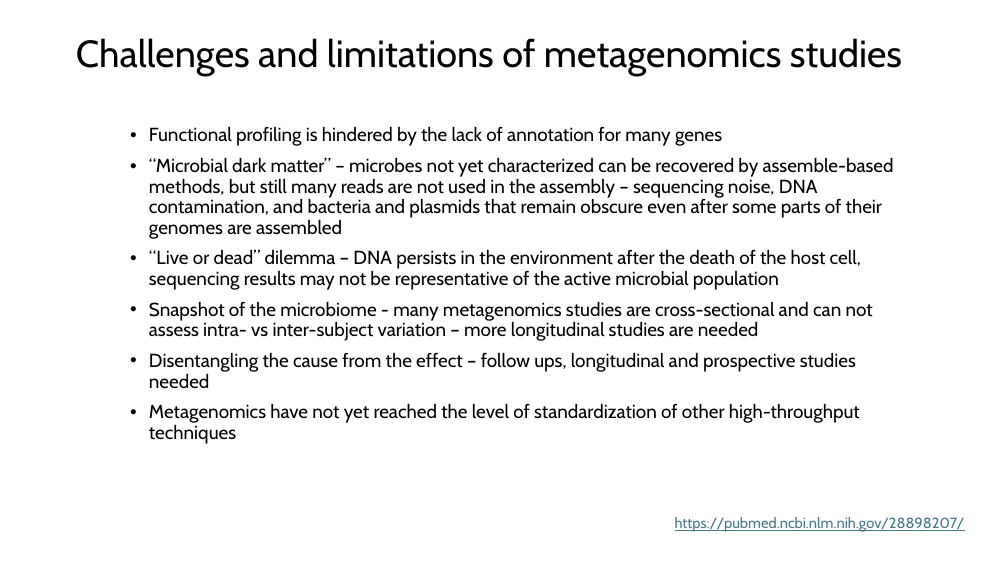
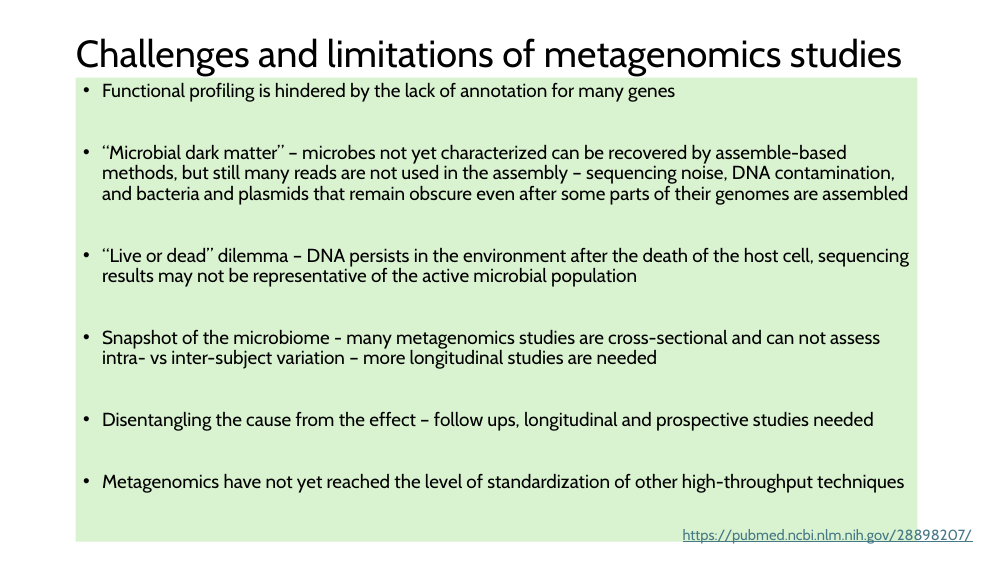
Before and after one commit to biosustain/dsp_metagenomics_training, a slide deck: slide 48 of course_contents/IntroMetagenomics.pptx. Drawn at 1008x567 pixels with LibreOffice and Linux fonts; fonts in the diff are those of the drawing. Boxes give left, top, right and bottom in pixels: in the first picture for what was removed or moved away, otherwise in the second. Text is boxed around its words. In the diff, an @@ line names an element or a change of style, - is before the commit and + after.

```diff
--- a/course_contents/IntroMetagenomics.pptx
+++ b/course_contents/IntroMetagenomics.pptx
@@ rectangle "Functional profiling is hindered by ...": place and size @@
-rectangle "Functional profiling is hindered by ..." at [149,126,894,444]
+rectangle "Functional profiling is hindered by ..." at [76,78,918,542]
@@ rectangle "Functional profiling is hindered by ..." at [76,78,918,542]: fill none to #D9F2D0 @@
@@ text "https://pubmed.ncbi.nlm.nih.gov/28898207/": place and size @@
-text "https://pubmed.ncbi.nlm.nih.gov/28898207/" at [675,517,965,532]
+text "https://pubmed.ncbi.nlm.nih.gov/28898207/" at [683,527,973,544]
```
Also in this commit, not shown: 11 other slides changed, 1 other file.
